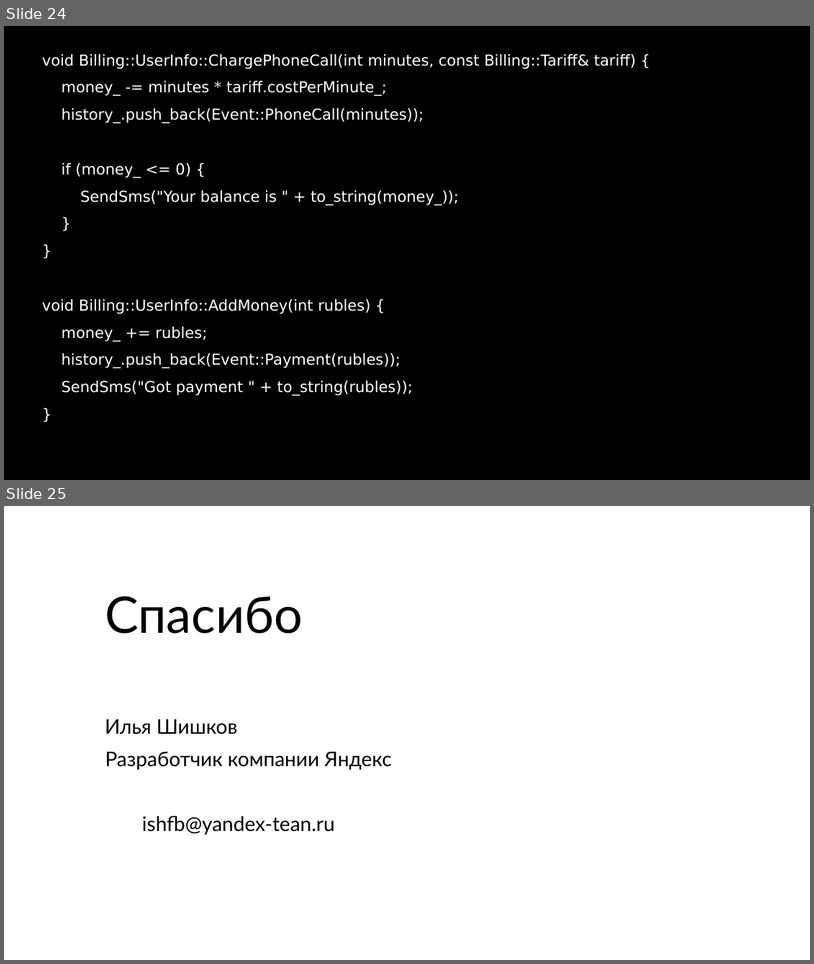
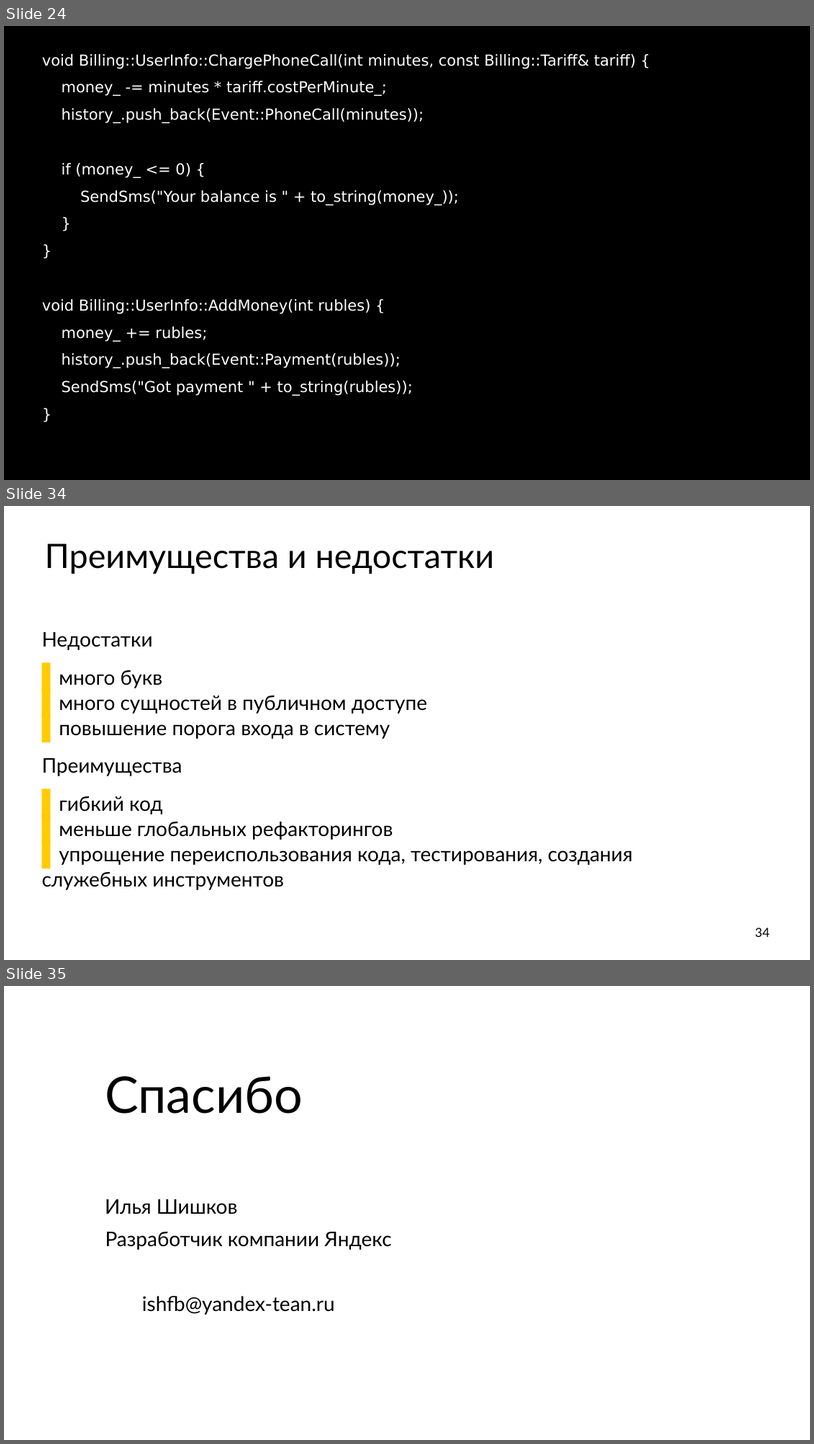
Before and after one commit to ishfb/cpprus17, a slide deck: slides.pptx. Shown one above the other, each under a label of ours: slides 24 and 25 before the commit, slides 24, 34 and 35 after it; the slides between them are not shown. The pictures are 814x964 and 814x1444 pixels, drawn with LibreOffice and Linux fonts; fonts in the diff are those of the drawing; background and template pictures are left out. Boxes give left, top, right and bottom in pixels: in the first picture for what was removed or moved away, otherwise in the second. Text is boxed around its words. In the diff, an @@ line names an element or a change of style, - is before the commit and + after.

```diff
--- a/slides.pptx
+++ b/slides.pptx
@@ slide 34 added at <box>4,506,810,960</box>, background #FFFFFF @@
@@ title added at <box>45,543,494,574</box>, 80 pt, text #000000 @@
+Преимущества и недостатки
@@ text added at <box>42,632,633,890</box>, 48 pt, text #000000 @@
+Недостатки
+  ▌ много букв
+  ▌ много сущностей в публичном доступе
+  ▌ повышение порога входа в систему
+Преимущества
+  ▌ гибкий код
+  ▌ меньше глобальных рефакторингов
+  ▌ упрощение переиспользования кода, тестирования, создания служебных инструментов
@@ page number added at <box>756,927,770,937</box>, 30 pt, text #000000 @@
+34
@@ what was slide 25 is now slide 35 @@
```
Also in this commit, not shown: 9 other slides added, 2 other files.
